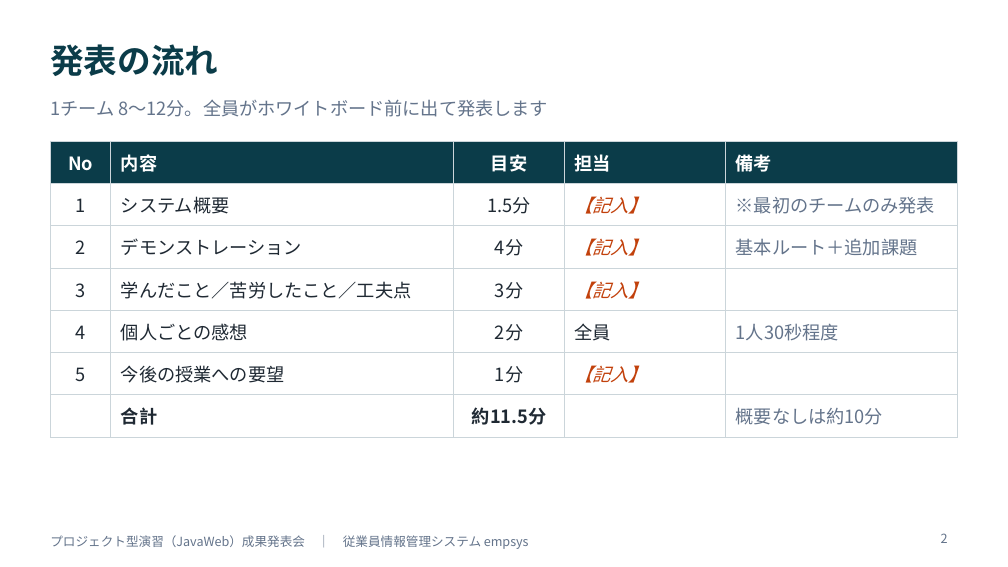
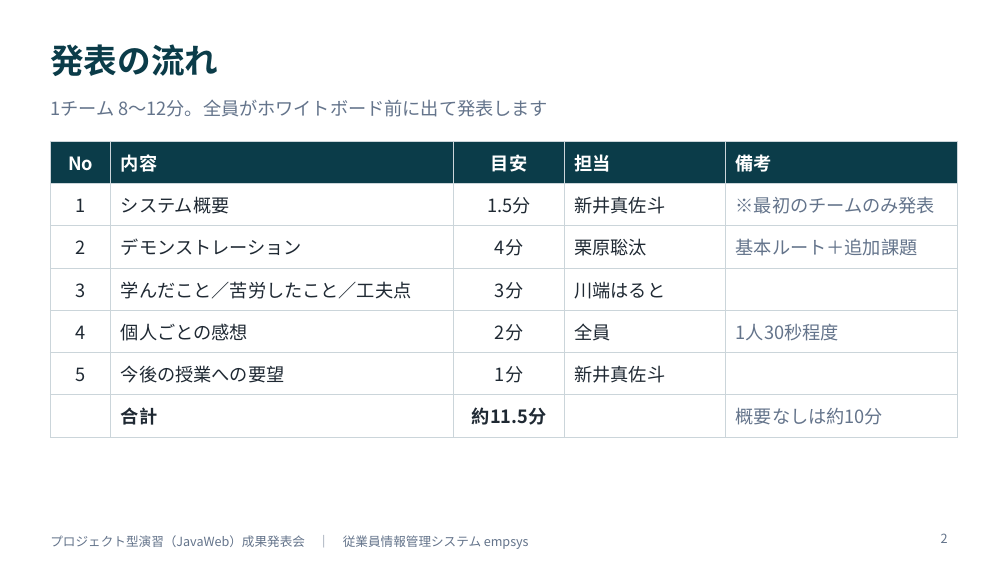
Before and after one commit to amasato1221/web_-application, a slide deck: slide 2 of 成果発表会資料_テンプレート.pptx. Drawn at 1008x567 pixels with LibreOffice and Linux fonts; fonts in the diff are those of the drawing. Boxes give left, top, right and bottom in pixels: in the first picture for what was removed or moved away, otherwise in the second. Text is boxed around its words. In the diff, an @@ line names an element or a change of style, - is before the commit and + after.

```diff
--- a/成果発表会資料_テンプレート.pptx
+++ b/成果発表会資料_テンプレート.pptx
@@ table at bbox=[50, 141, 958, 429] @@
-row 2, column 4: 【記入】
+row 2, column 4: 新井真佐斗
-row 3, column 4: 【記入】
+row 3, column 4: 栗原聡汰
-row 4, column 4: 【記入】
+row 4, column 4: 川端はると
-row 6, column 4: 【記入】
+row 6, column 4: 新井真佐斗
```
Also in this commit, not shown: 13 other slides changed, 4 other files.
